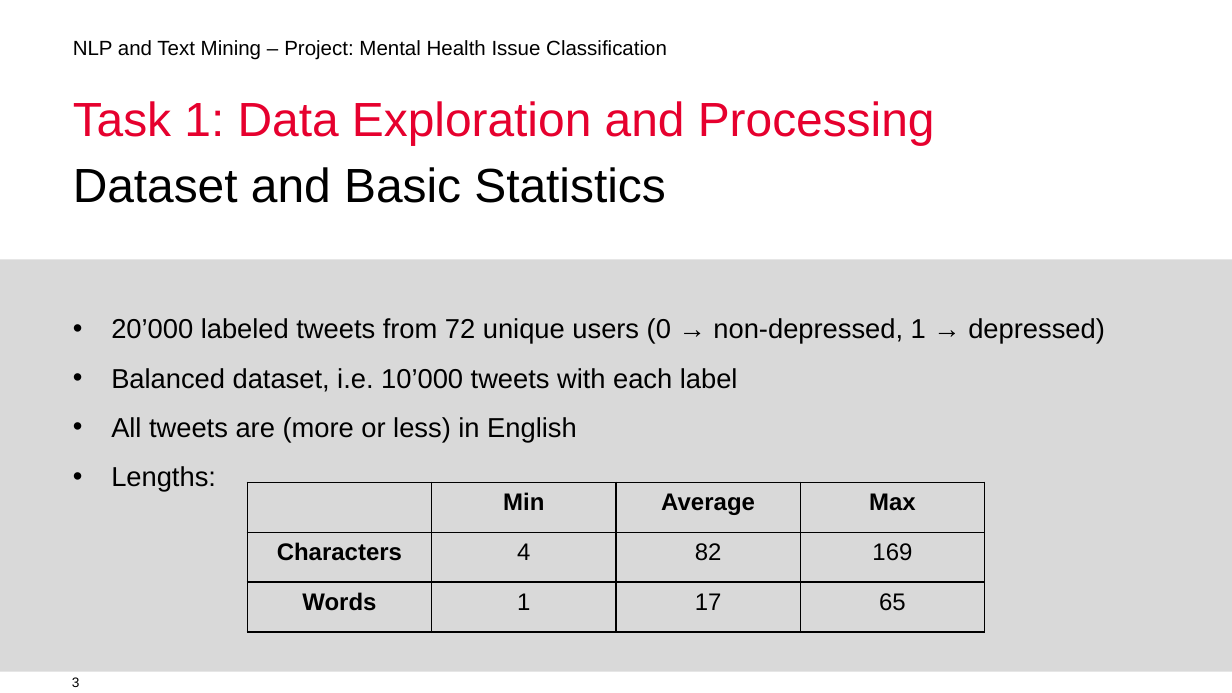
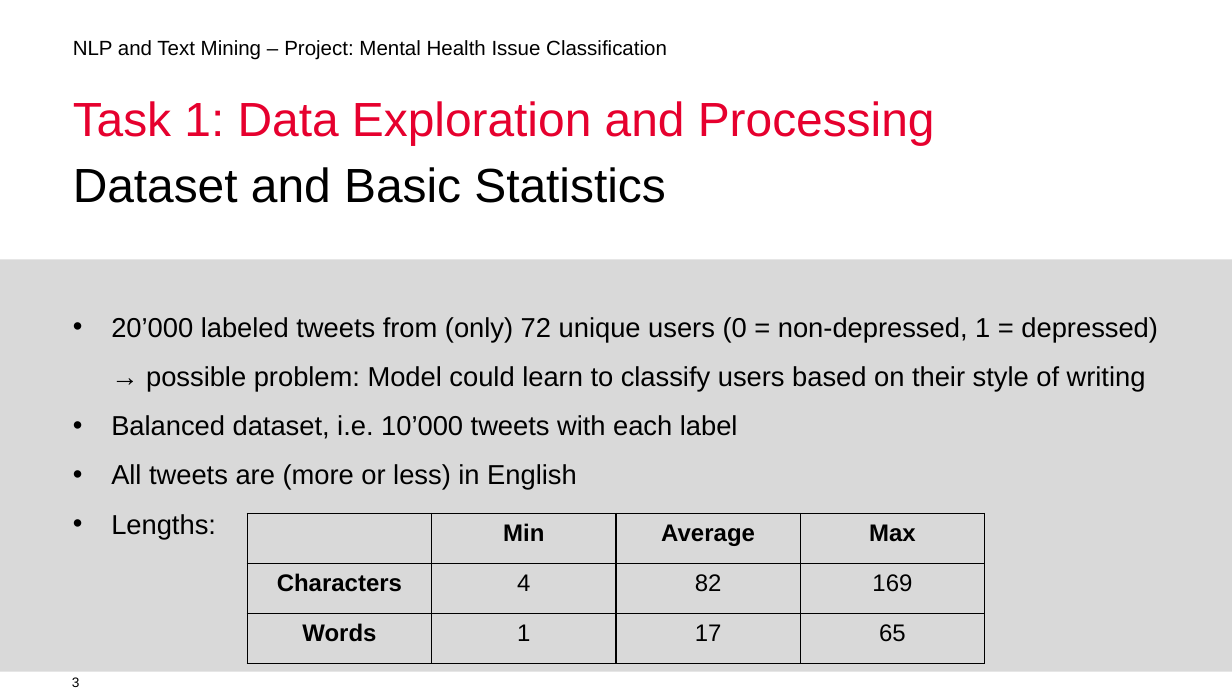
Before and after one commit to homolan13/twitter_mental_health, a slide deck: slide 3 of Presentation.pptx. Drawn at 1232x693 pixels with LibreOffice and Linux fonts; fonts in the diff are those of the drawing; background and template pictures are left out. Boxes give left, top, right and bottom in pixels: in the first picture for what was removed or moved away, otherwise in the second. Text is boxed around its words. In the diff, an @@ line names an element or a change of style, - is before the commit and + after.

```diff
--- a/Presentation.pptx
+++ b/Presentation.pptx
@@ text at box(111, 317, 1158, 392): text changed @@
-• 20’000 labeled tweets from 72 unique users (0 → non-depressed, 1 → depressed)
+• 20’000 labeled tweets from (only) 72 unique users (0 = non-depressed, 1 = depressed)
+  → possible problem: Model could learn to classify users based on their style of writing
@@ table: place and size @@
-table at box(248, 482, 987, 632)
+table at box(248, 514, 987, 664)
```
Also in this commit, not shown: 1 other slide changed.
